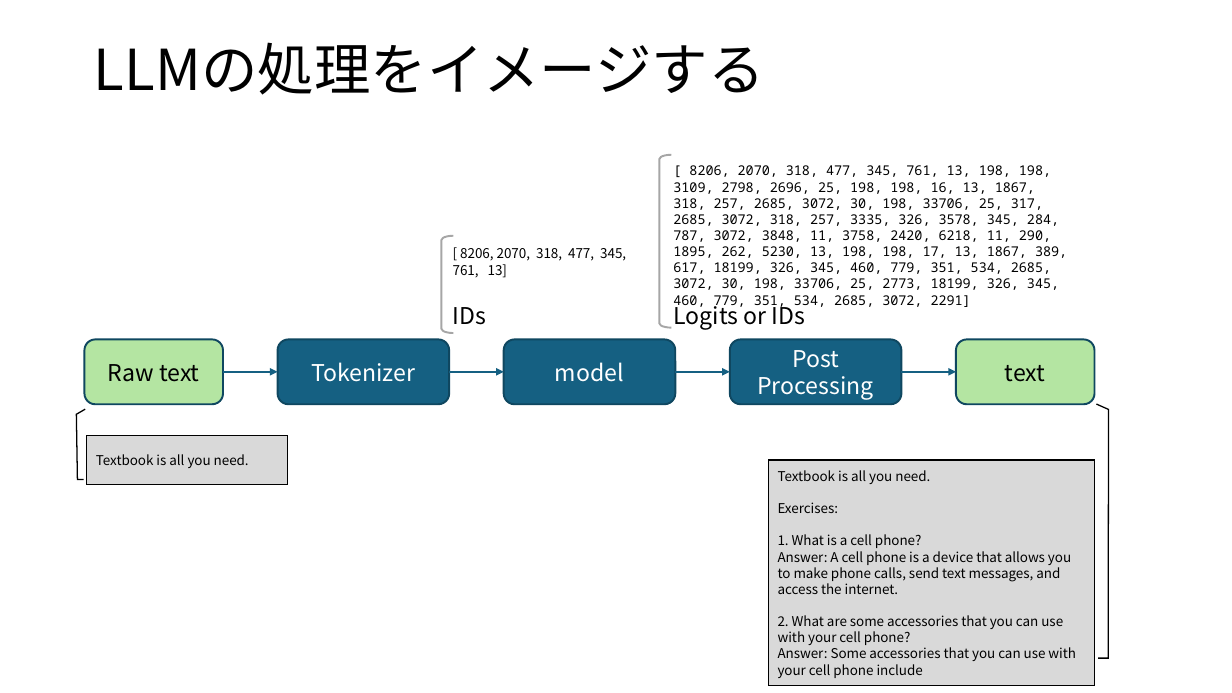
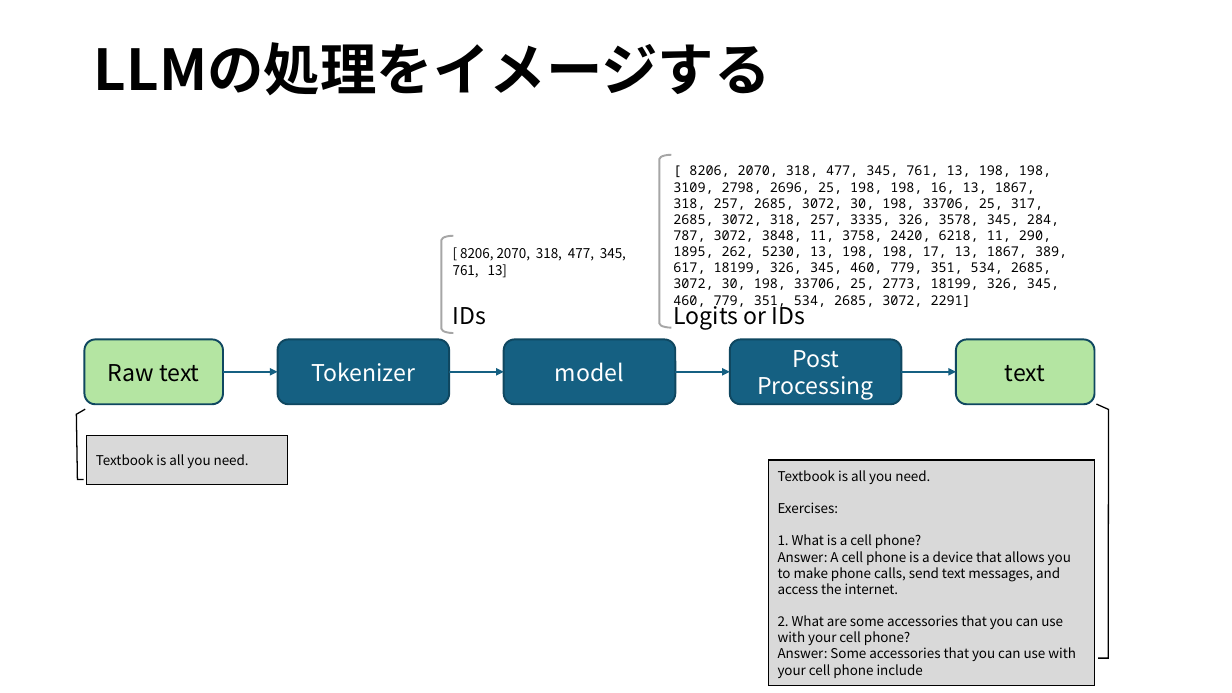
Before and after one commit to ikedachin/study_huggingface, a slide deck: slide 11 of huggingface 発表資料.pptx. Drawn at 1232x693 pixels with LibreOffice and Linux fonts; fonts in the diff are those of the drawing; background and template pictures are left out. Boxes give left, top, right and bottom in pixels: in the first picture for what was removed or moved away, otherwise in the second. Text is boxed around its words. In the diff, an @@ line names an element or a change of style, - is before the commit and + after.

```diff
--- a/huggingface 発表資料.pptx
+++ b/huggingface 発表資料.pptx
@@ title "LLMの処理をイメージする" at bbox=[94, 42, 771, 95]: bold on @@
```
Also in this commit, not shown: 5 other slides changed, 2 slides added, 1 slide removed.
